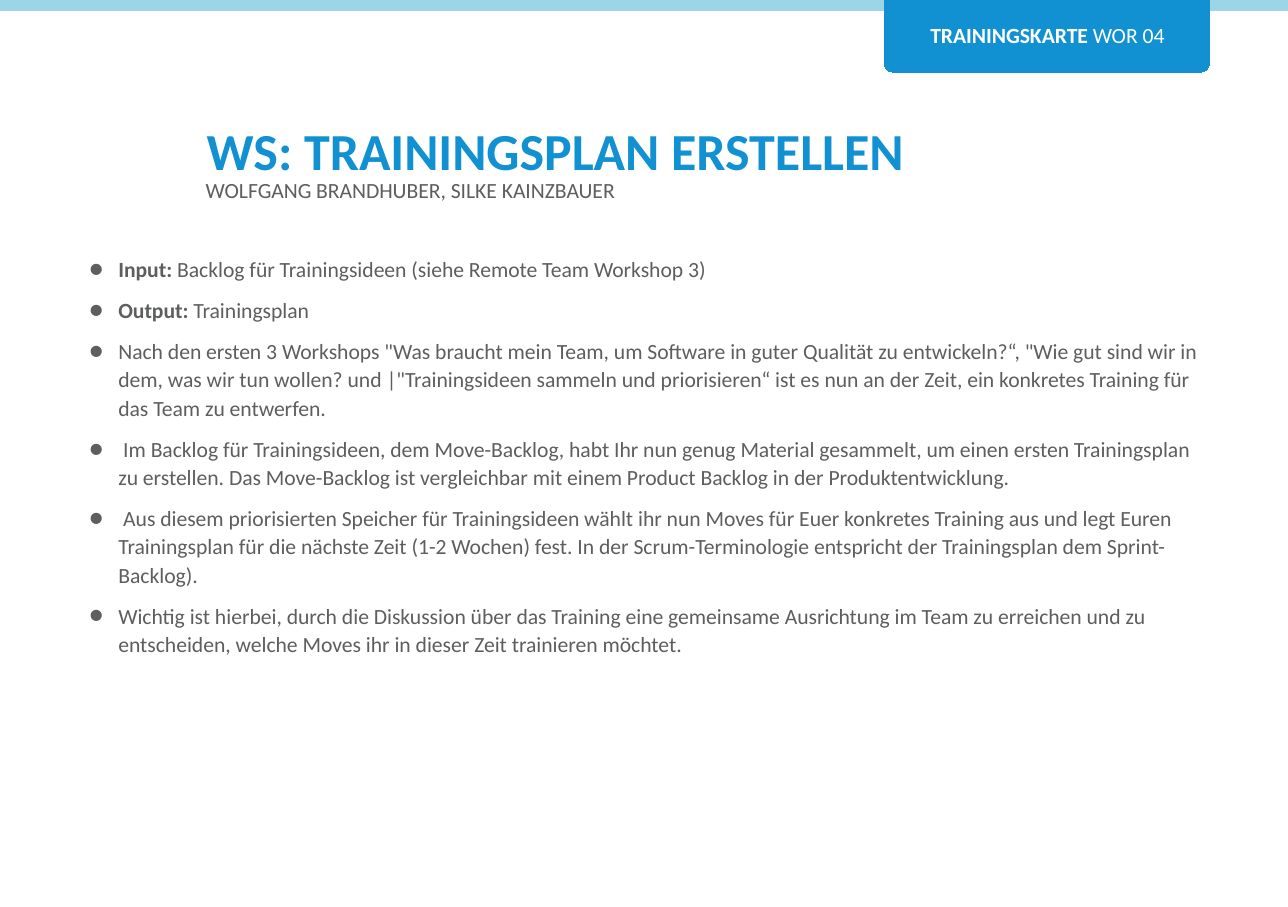
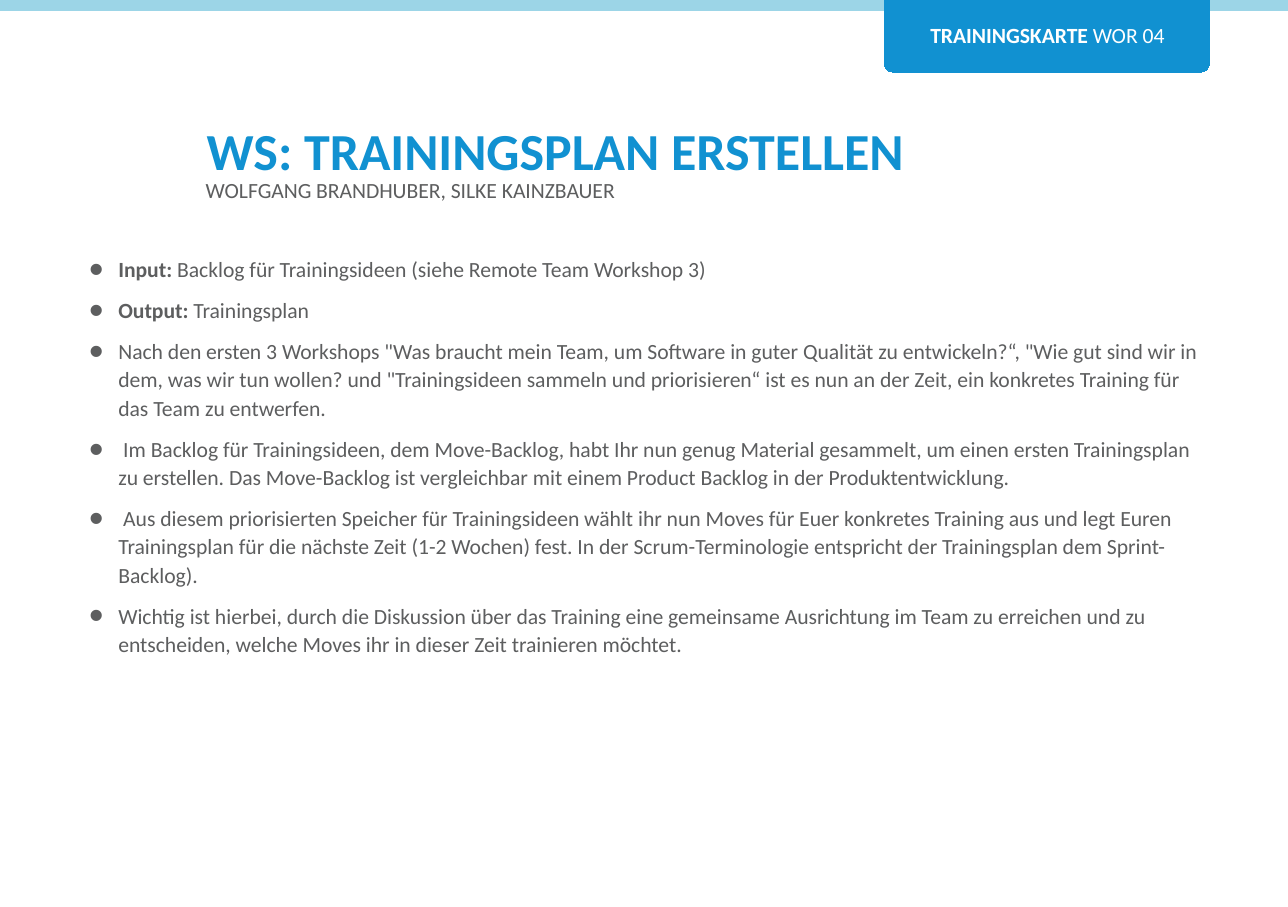
Before and after one commit to Teamtool/training-materials, a slide deck: slide 1 of training-cards/agile moves/Workshops (WOR)/ger/apprentice/ger_WOR_04_Trainingsplan_erstellen.pptx. Drawn at 1288x907 pixels with LibreOffice and Linux fonts; fonts in the diff are those of the drawing; background and template pictures are left out. Boxes give left, top, right and bottom in pixels: in the first picture for what was removed or moved away, otherwise in the second. Text is boxed around its words. In the diff, an @@ line names an element or a change of style, - is before the commit and + after.

```diff
--- a/training-cards/agile moves/Workshops (WOR)/ger/apprentice/ger_WOR_04_Trainingsplan_erstellen.pptx
+++ b/training-cards/agile moves/Workshops (WOR)/ger/apprentice/ger_WOR_04_Trainingsplan_erstellen.pptx
@@ text at [118,343,1196,416]: text changed @@
-• Nach den ersten 3 Workshops "Was braucht mein Team, um Software in guter Qualität zu entwickeln?“, "Wie gut sind wir in dem, was wir tun wollen? und |"Trainingsideen sammeln und priorisieren“ ist es nun an der Zeit, ein konkretes Training für das Team zu entwerfen.
+• Nach den ersten 3 Workshops "Was braucht mein Team, um Software in guter Qualität zu entwickeln?“, "Wie gut sind wir in dem, was wir tun wollen? und "Trainingsideen sammeln und priorisieren“ ist es nun an der Zeit, ein konkretes Training für das Team zu entwerfen.
```
Also in this commit, not shown: 1 other slide changed, 1 other file.
